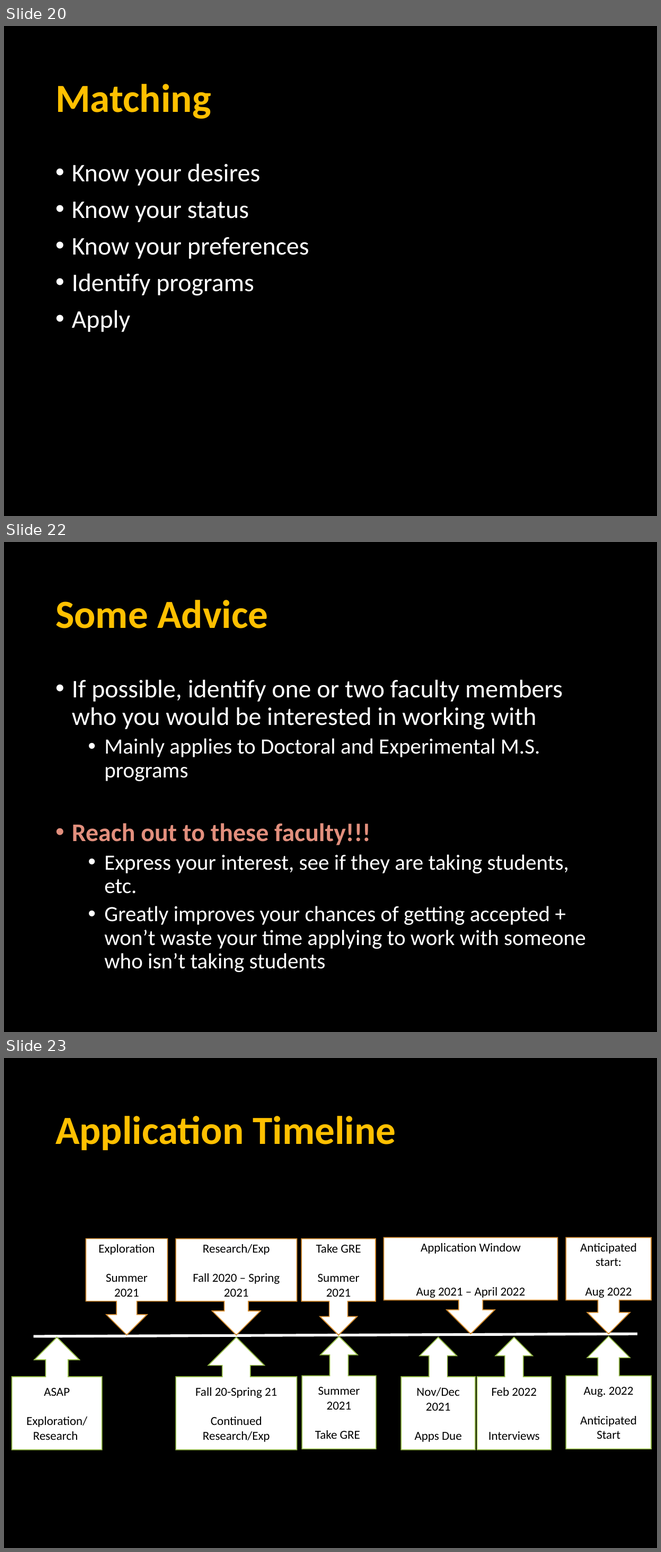
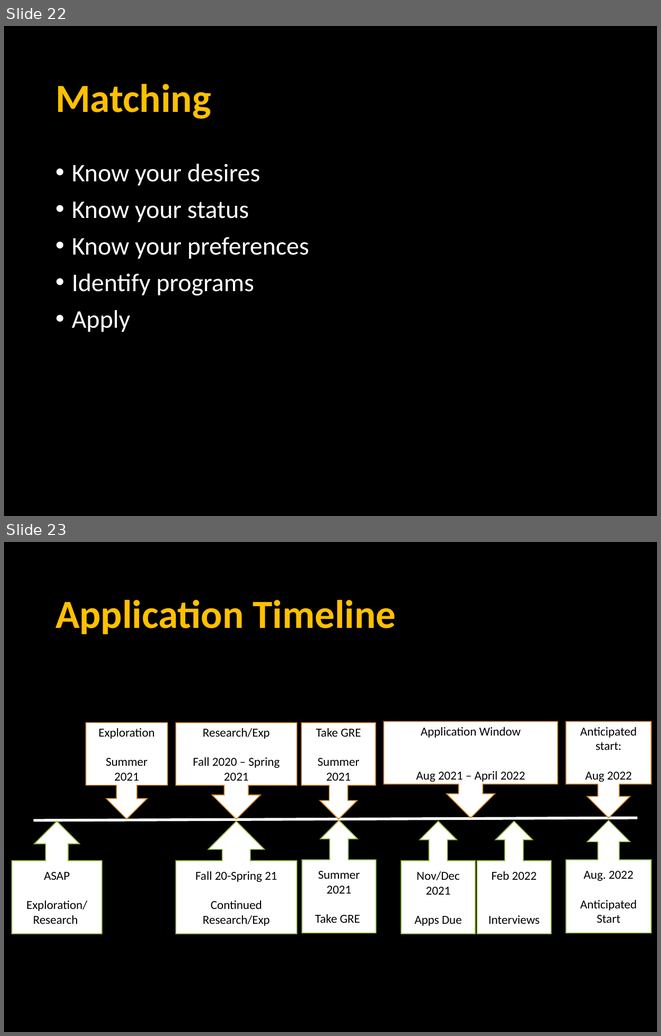
Before and after one commit to npm27/Teaching-Materials, a slide deck: Writing Fall 23/Slides/12 Week 14 Grad School Preview.pptx. Shown one above the other, each under a label of ours: slides 20, 22 and 23 before the commit, slides 22 and 23 after it; the slides between them are not shown. The pictures are 661x1552 and 661x1036 pixels, drawn with LibreOffice and Linux fonts; fonts in the diff are those of the drawing. Boxes give left, top, right and bottom in pixels: in the first picture for what was removed or moved away, otherwise in the second. Text is boxed around its words. In the diff, an @@ line names an element or a change of style, - is before the commit and + after.

```diff
--- a/Writing Fall 23/Slides/12 Week 14 Grad School Preview.pptx
+++ b/Writing Fall 23/Slides/12 Week 14 Grad School Preview.pptx
@@ slide 22 removed at (4, 542, 657, 1032), background #000000 @@
@@ title removed at (55, 600, 268, 628) @@
-Some Advice
@@ text removed at (72, 679, 586, 972) @@
-• If possible, identify one or two faculty members who you would be interested in working with
-  • Mainly applies to Doctoral and Experimental M.S. programs
-• Reach out to these faculty!!!
-  • Express your interest, see if they are taking students, etc.
-  • Greatly improves your chances of getting accepted + won’t waste your time applying to work with someone who isn’t taking students
@@ what was slide 20 is now slide 22 @@
```
Also in this commit, not shown: 3 slides changed, 5 slides added, 4 other slides removed.
